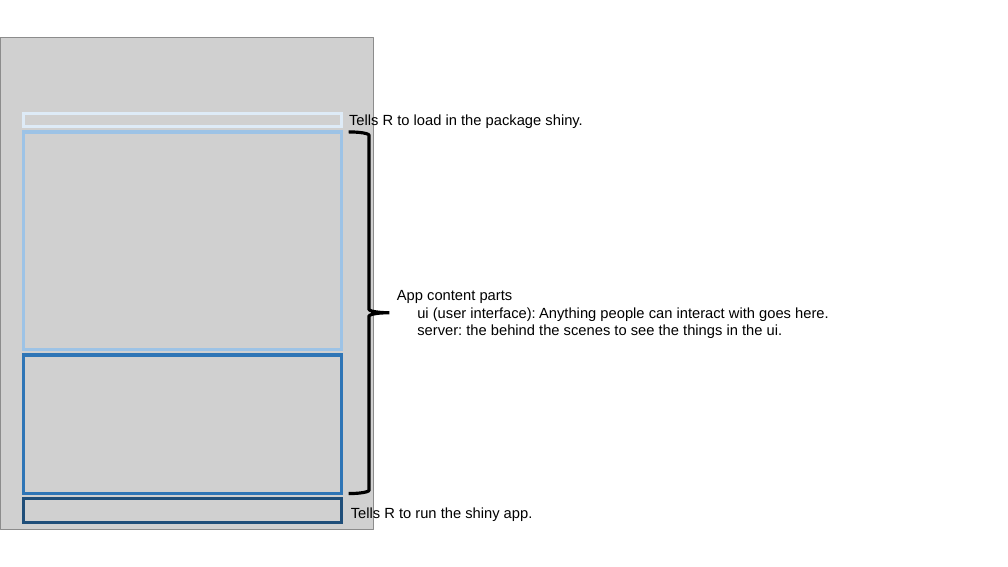
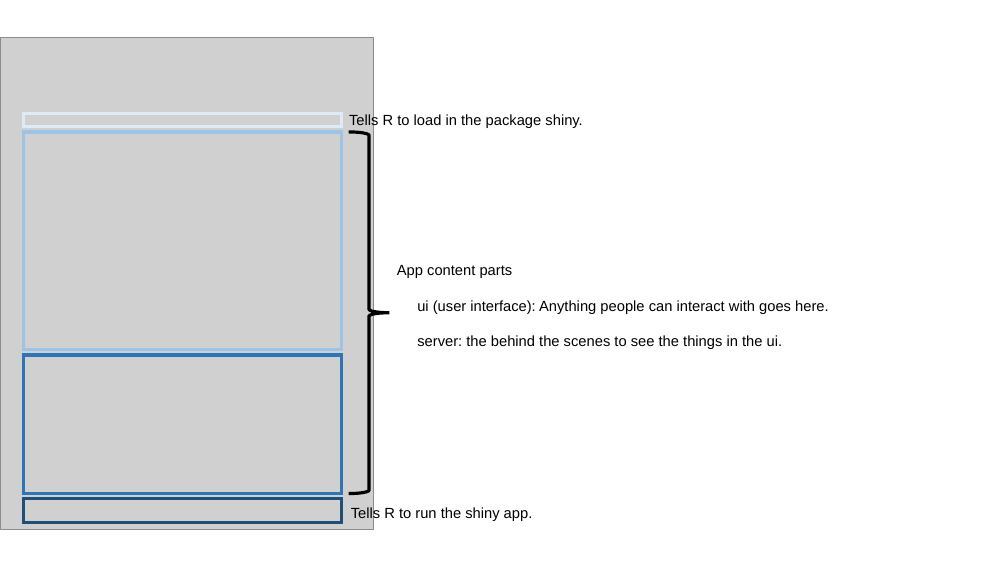
Before and after one commit to ubc-library-rc/intro_shiny_app, a slide deck: slide 1 of slides/shiny_app_layout_slides.pptx. Drawn at 1008x567 pixels with LibreOffice and Linux fonts; fonts in the diff are those of the drawing; grey boxes stand for pictures. Boxes give left, top, right and bottom in pixels: in the first picture for what was removed or moved away, otherwise in the second. Text is boxed around its words. In the diff, an @@ line names an element or a change of style, - is before the commit and + after.

Commit message:
added content sections

```diff
--- a/slides/shiny_app_layout_slides.pptx
+++ b/slides/shiny_app_layout_slides.pptx
@@ text "App content parts" rewrapped from (397,290,829,338) to (397,265,829,349) @@
```
Also in this commit, not shown: 1 other slide changed, 16 other files.
